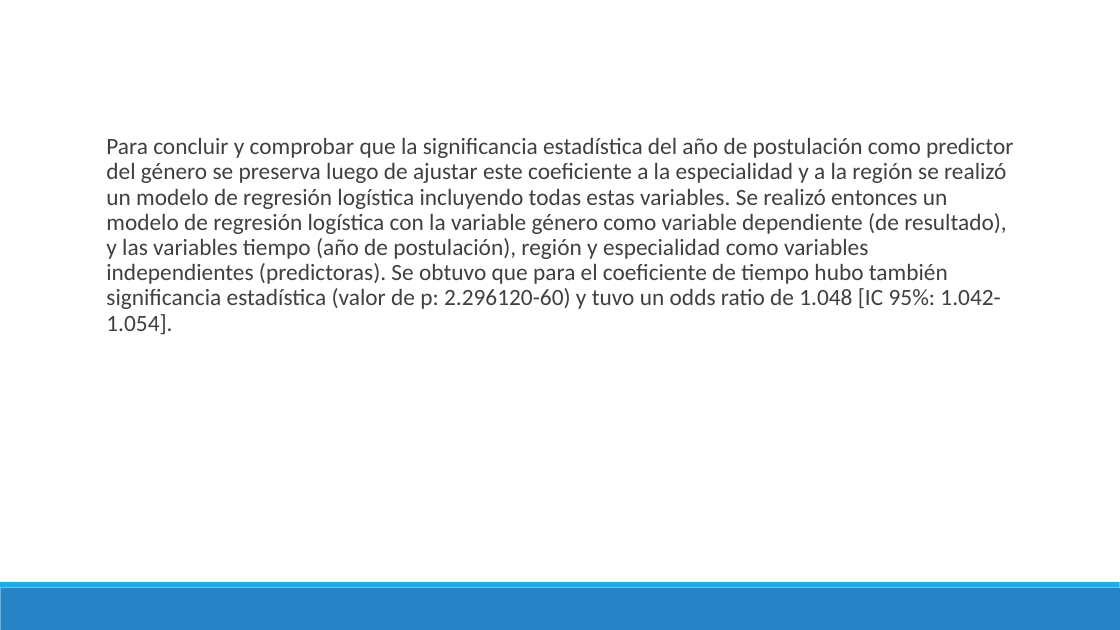
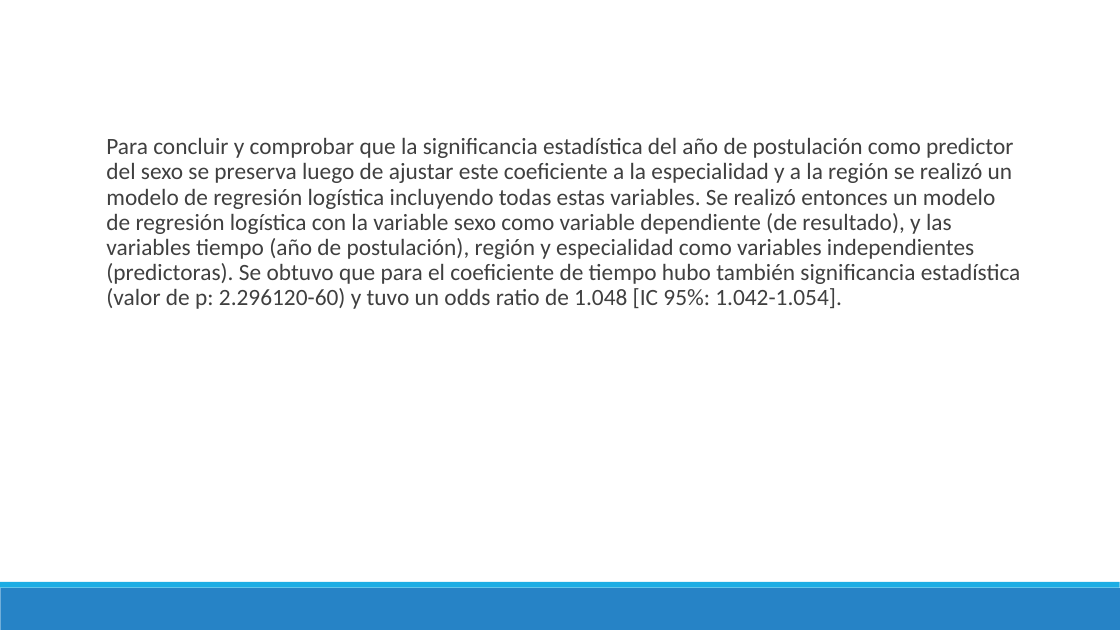
Before and after one commit to danimedi/tesis_genero_especialidades, a slide deck: slide 57 of doc/diapositivas_sustentacion_tesis.pptx. Drawn at 1120x630 pixels with LibreOffice and Linux fonts; fonts in the diff are those of the drawing. Boxes give left, top, right and bottom in pixels: in the first picture for what was removed or moved away, otherwise in the second. Text is boxed around its words. In the diff, an @@ line names an element or a change of style, - is before the commit and + after.

```diff
--- a/doc/diapositivas_sustentacion_tesis.pptx
+++ b/doc/diapositivas_sustentacion_tesis.pptx
@@ text at (x1=106, y1=138, x2=1021, y2=309): text changed @@
-  Para concluir y comprobar que la significancia estadística del año de postulación como predictor del género se preserva luego de ajustar este coeficiente a la especialidad y a la región se realizó un modelo de regresión logística incluyendo todas estas variables. Se realizó entonces un modelo de regresión logística con la variable género como variable dependiente (de resultado), y las variables tiempo (año de postulación), región y especialidad como variables independientes (predictoras). Se obtuvo que para el coeficiente de tiempo hubo también significancia estadística (valor de p: 2.296120-60) y tuvo un odds ratio de 1.048 [IC 95%: 1.042-1.054].
+  Para concluir y comprobar que la significancia estadística del año de postulación como predictor del sexo se preserva luego de ajustar este coeficiente a la especialidad y a la región se realizó un modelo de regresión logística incluyendo todas estas variables. Se realizó entonces un modelo de regresión logística con la variable sexo como variable dependiente (de resultado), y las variables tiempo (año de postulación), región y especialidad como variables independientes (predictoras). Se obtuvo que para el coeficiente de tiempo hubo también significancia estadística (valor de p: 2.296120-60) y tuvo un odds ratio de 1.048 [IC 95%: 1.042-1.054].
```
Also in this commit, not shown: 48 other slides changed, 2 other files.
